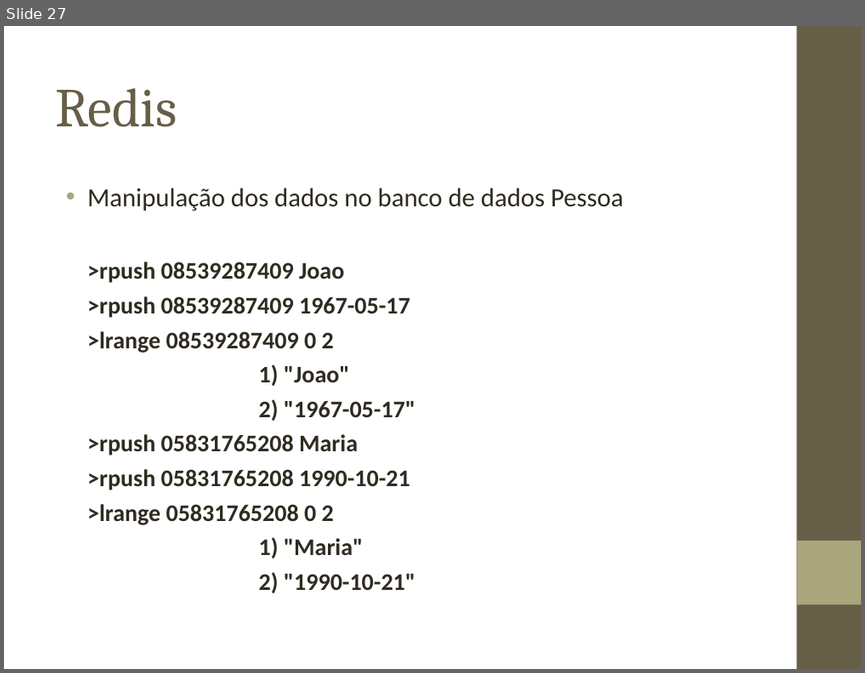
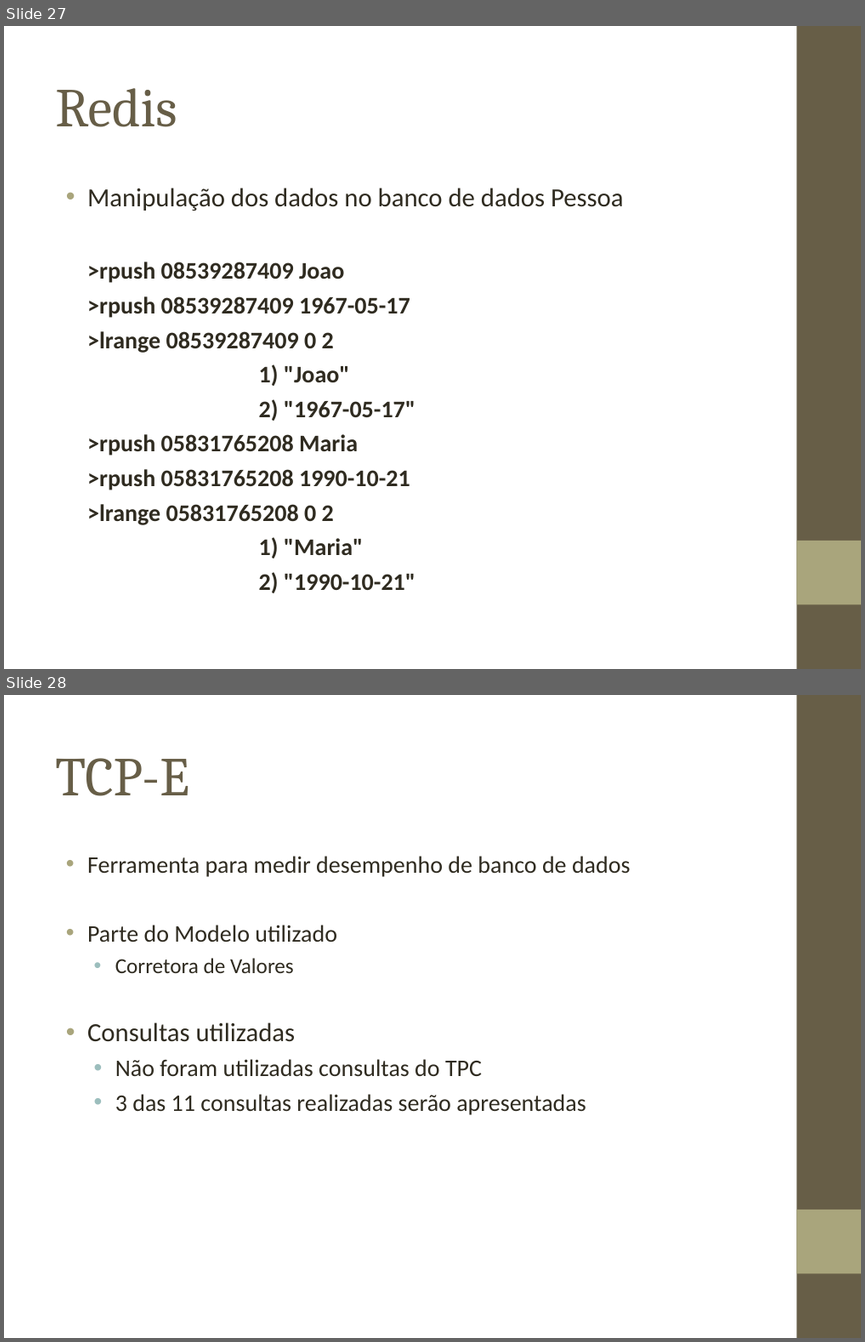
Before and after one commit to biacpaixao/Projeto_Final, a slide deck: apresentacao_projeto_final.ppt. Shown one above the other, each under a label of ours: slide 27 before the commit, slides 27 and 28 after it. The pictures are 865x673 and 865x1342 pixels, drawn with LibreOffice and Linux fonts; fonts in the diff are those of the drawing; background and template pictures are left out. Boxes give left, top, right and bottom in pixels: in the first picture for what was removed or moved away, otherwise in the second. Text is boxed around its words. In the diff, an @@ line names an element or a change of style, - is before the commit and + after.

Commit message:
Mais slides

```diff
--- a/apresentacao_projeto_final.ppt
+++ b/apresentacao_projeto_final.ppt
@@ slide 28 added at (4,695,861,1338), background picture (left out); not listed: 2 template elements that a slide beside it also shows @@
@@ title added at (55,758,189,796), 46 pt, text #675E47 @@
+TCP-E
@@ text added at (87,856,630,1115), 20 pt, text #2F2B20 @@
+• Ferramenta para medir desempenho de banco de dados
+• Parte do Modelo utilizado
+  • Corretora de Valores
+• Consultas utilizadas
+  • Não foram utilizadas consultas do TPC
+  • 3 das 11 consultas realizadas serão apresentadas
```
